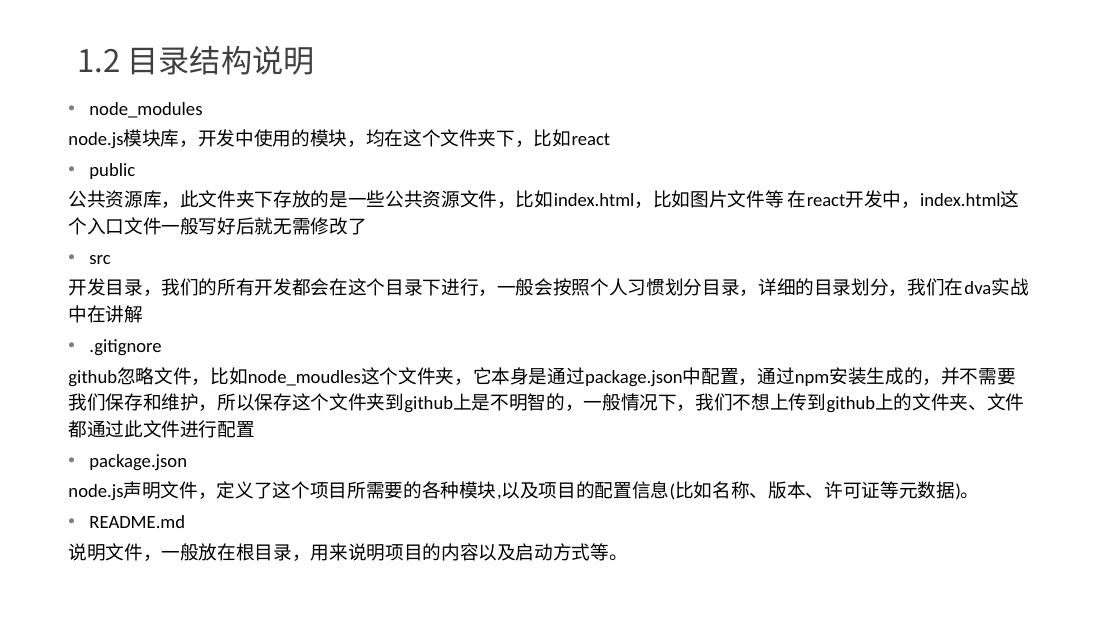
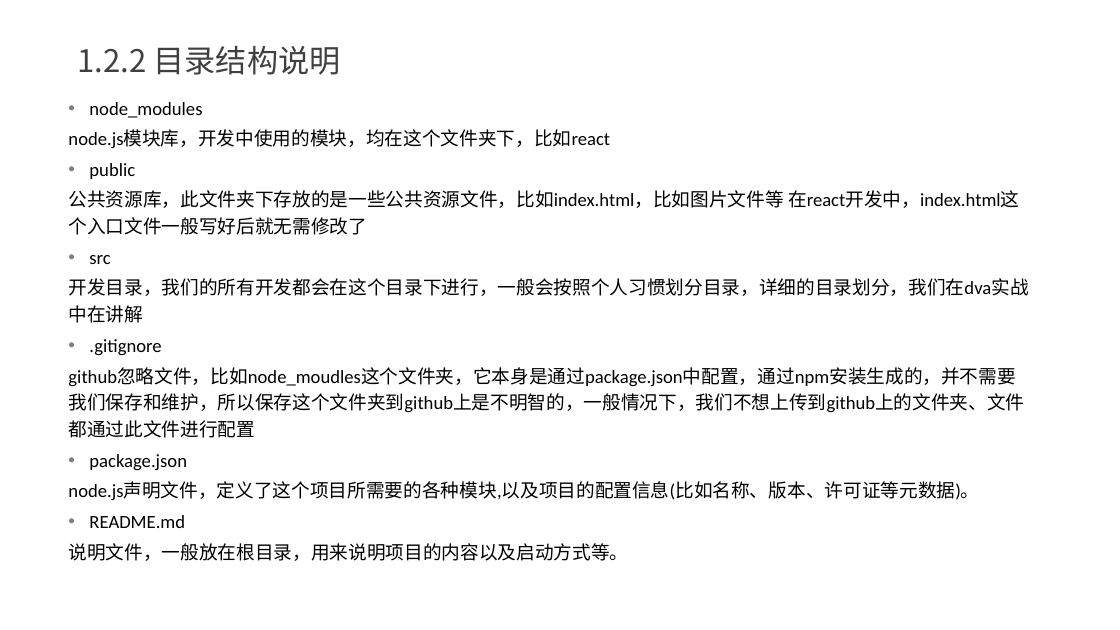
Before and after one commit to yxl2628/reactjs, a slide deck: slide 12 of ppt/01 React基础.pptx (slide 4 before the commit). Drawn at 1120x630 pixels with LibreOffice and Linux fonts; fonts in the diff are those of the drawing. Boxes give left, top, right and bottom in pixels: in the first picture for what was removed or moved away, otherwise in the second. Text is boxed around its words. In the diff, an @@ line names an element or a change of style, - is before the commit and + after.

```diff
--- a/ppt/01 React基础.pptx
+++ b/ppt/01 React基础.pptx
@@ text at (77,46,341,75): text changed @@
-1.2 目录结构说明
+1.2.2 目录结构说明
```
Also in this commit, not shown: 1 other slide changed, 8 slides added.
